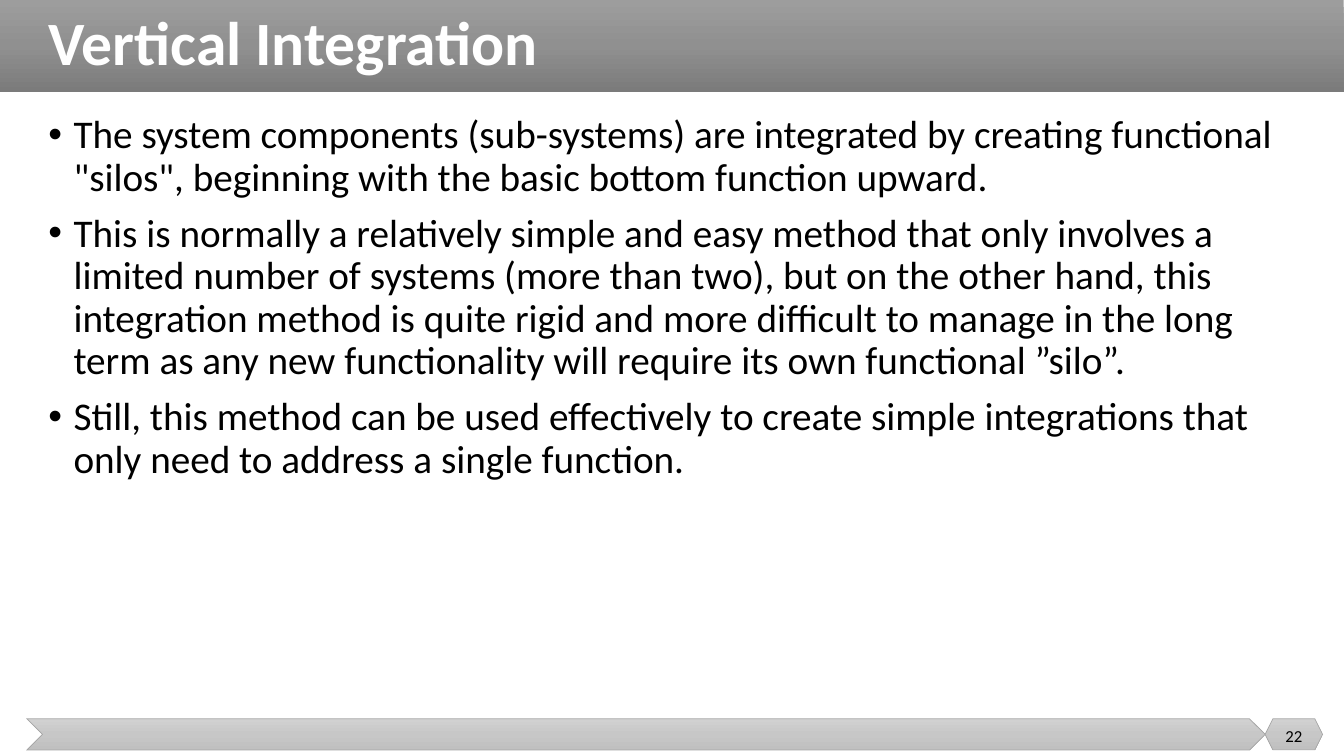
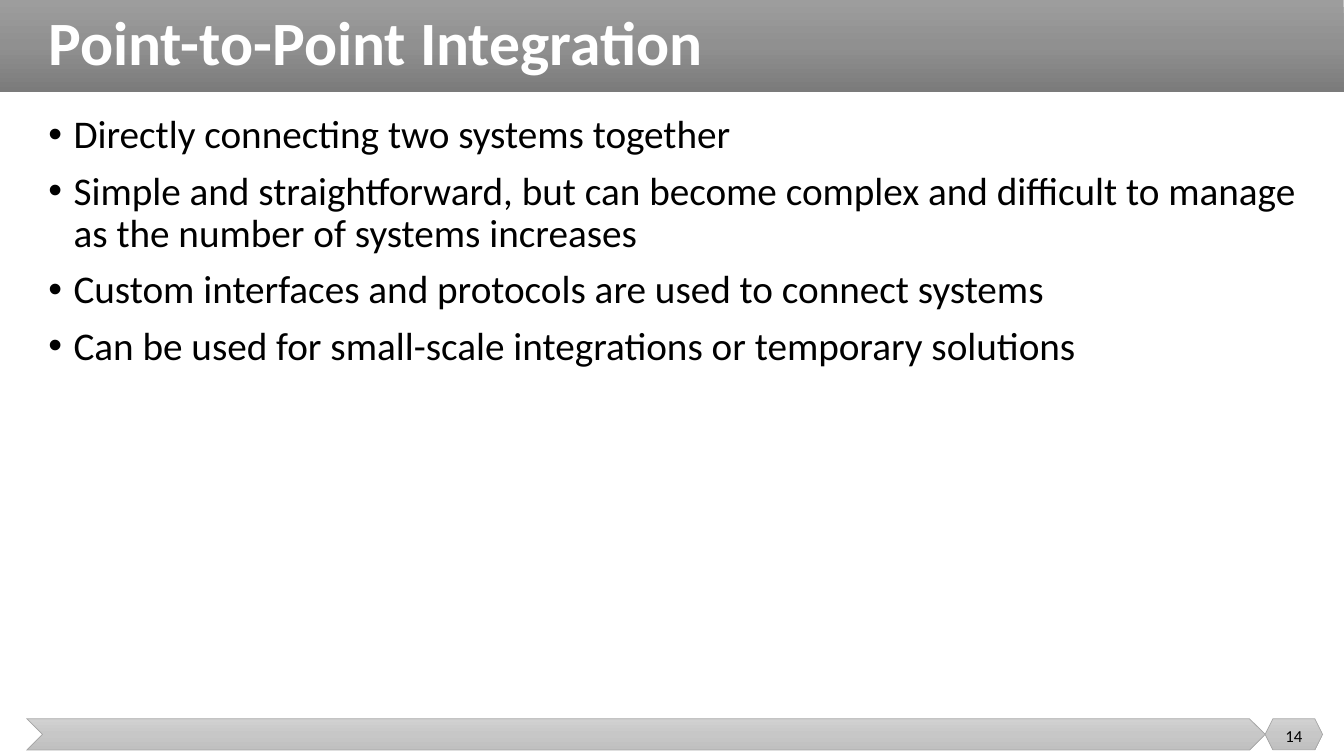
Before and after one commit to malenezi/malenezi, a slide deck: slide 14 of SE495/Lectures/1-Introduction/Introduction.pptx (slide 22 before the commit). Drawn at 1344x756 pixels with LibreOffice and Linux fonts; fonts in the diff are those of the drawing. Boxes give left, top, right and bottom in pixels: in the first picture for what was removed or moved away, otherwise in the second. Text is boxed around its words. In the diff, an @@ line names an element or a change of style, - is before the commit and + after.

```diff
--- a/SE495/Lectures/1-Introduction/Introduction.pptx
+++ b/SE495/Lectures/1-Introduction/Introduction.pptx
@@ title at (48, 22, 702, 75): text changed @@
-Vertical Integration
+Point-to-Point Integration
@@ text at (74, 120, 1295, 367): text changed @@
-• The system components (sub-systems) are integrated by creating functional "silos", beginning with the basic bottom function upward.
-• This is normally a relatively simple and easy method that only involves a limited number of systems (more than two), but on the other hand, this integration method is quite rigid and more difficult to manage in the long term as any new functionality will require its own functional ”silo”.
-• Still, this method can be used effectively to create simple integrations that only need to address a single function.
+• Directly connecting two systems together
+• Simple and straightforward, but can become complex and difficult to manage as the number of systems increases
+• Custom interfaces and protocols are used to connect systems
+• Can be used for small-scale integrations or temporary solutions
@@ page number at (1285, 731, 1302, 742): text changed @@
-22
+14
```
Also in this commit, not shown: 14 other slides changed, 17 slides added, 14 slides removed, 2 other files.
